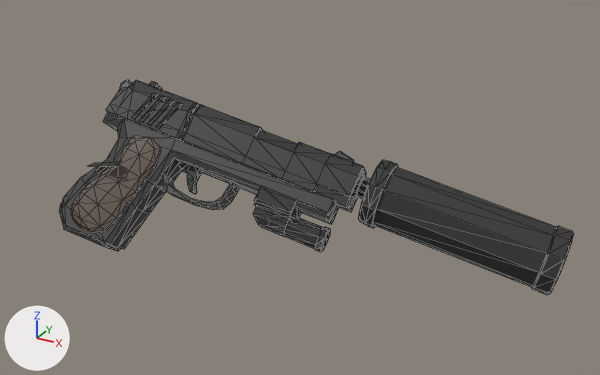
The glTF model 3D作品/Asset/Models/Characters/Player/Player_Ready_Pistol.gltf, before and after one commit.
Camera for both pictures: a camera (50 mm lens) standing at (1.212, -0.477, 1.724) and looking at (0.863, 0.157, 1.407). The lights are fixed; the arrows at lower left show +X, +Y and +Z. Mesh edges are drawn as thin lines. Where no turn or scale is listed for an object, it has been applied to the vertices.

In view in the first picture: 'Cube.018', 'Pistol'.
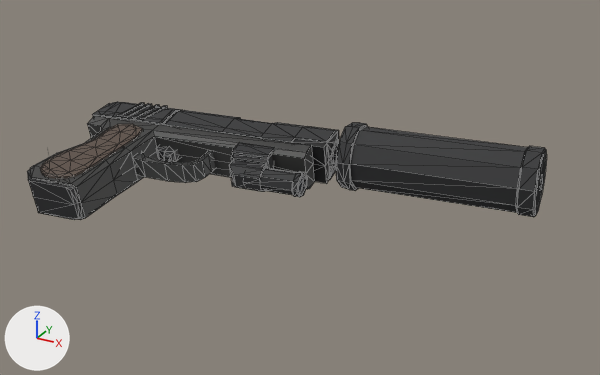
What differs and where, as boxes (x1, y1, x2, y2) in the pictures (600 x 375 px):
```json
{"object": "Pistol", "change": "moved, turned", "before": [60, 80, 574, 295], "after": [27, 102, 547, 220]}
{"object": "Cube.018", "change": "no longer drawn", "before": [89, 161, 122, 166]}
```

The change, as JSON lines over the scene's bpy script:
```json
{"op": "set", "path": "ob_cube_018", "old": "bpy.data.objects.new('Cube.018', me_cube_018)", "new": "bpy.data.objects.new('Cube.018', None)"}
{"op": "set", "path": "ob_pistol.location", "old": "(0.6861, 0.1134, 1.3854)", "new": "(0.6634, 0.1018, 1.4067)"}
{"op": "set", "path": "ob_pistol.rotation_euler", "old": "(-0.623, 0.234, 0.128)", "new": "(-1.379, -0.00777, 0.107)", "note": "degrees (-36, 13, 7.3) -> degrees (-79, -0.4, 6.1)"}
```
